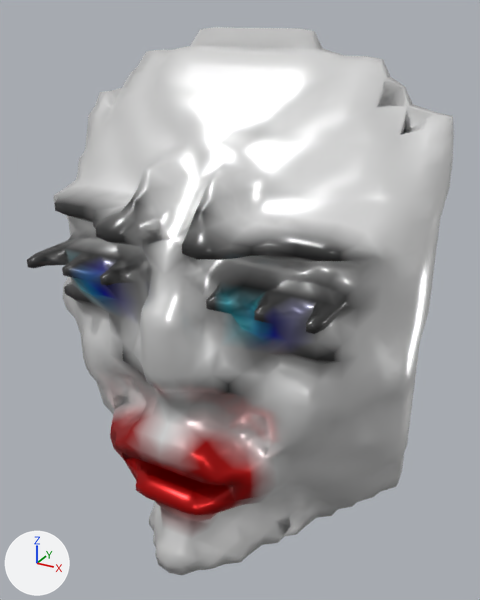
The glTF model glb/smooth/2001-3000/2986.glb as it was, and as the next commit left it.
Camera for both pictures: a 50 mm lens placed at (0.713, -1.188, 1.227), pointed at (0.041, 0.033, 0.616). The lights are fixed; the arrows at lower left show +X, +Y and +Z. Vertices at the same position are counted once.
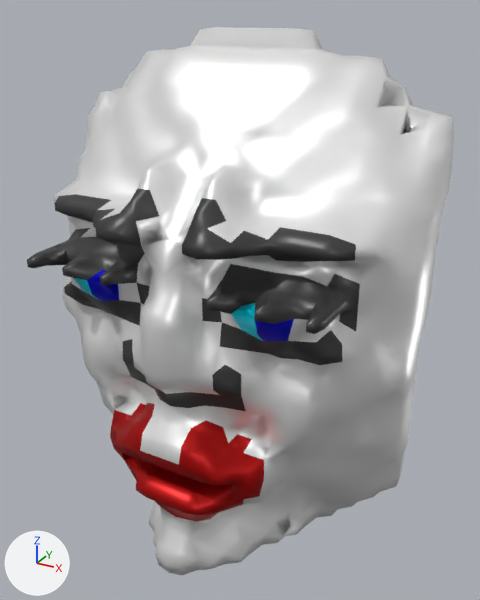
Changed parts and their boxes (x1, y1, x2, y2) in the pictures (480 x 600 px):
'Mesh_0', surface changed, recoloured: (46, 27, 450, 545) in both
part 1 of me_mesh_0, recoloured: (45, 170, 384, 540) in both

Patch to the scene script:
```diff
--- a/glb/smooth/2001-3000/2986.glb.py
+++ b/glb/smooth/2001-3000/2986.glb.py
@@ mat_material_0 @@
 n0 = _N.new('ShaderNodeBsdfPrincipled'); n0.name = 'Principled BSDF'
 n0.inputs[1].default_value = 0.6  # 'Metallic'
-n0.inputs[2].default_value = 0.3  # 'Roughness'
+n0.inputs[2].default_value = 0.4  # 'Roughness'
 n1 = _N.new('ShaderNodeOutputMaterial'); n1.name = 'Material Output'
@@ me_mesh_0 @@
 me_mesh_0.from_pydata(...)  # 1428 vertices, 2808 faces; spans x -0.45..0.45, y -0.25..0.25, z 0.0..1.188
 # used by ob_mesh_0; location = (0.0, 0.0, 0.0)
+# me_mesh_0 part 1: 763 faces centred in x -0.376..0.376, y -0.246..-0.045, z 0.117..0.922 are repainted in the vertex colours, in many colours
 me_mesh_0.materials.append(mat_material_0)
```
